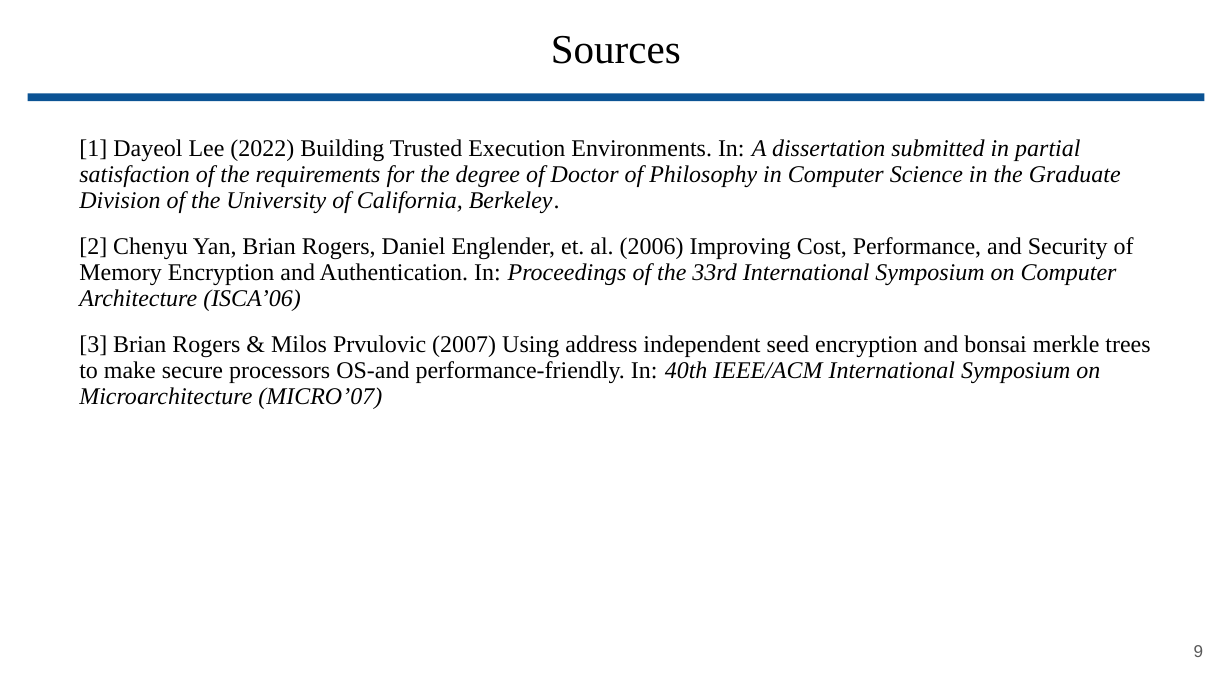
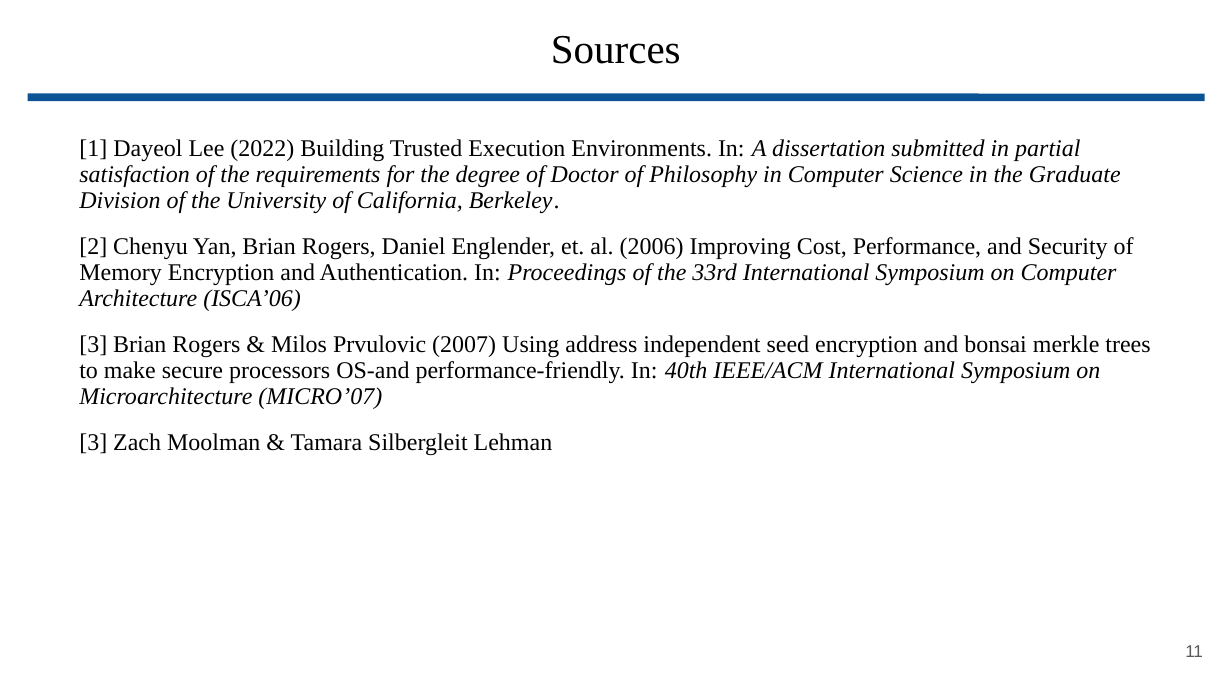
Before and after one commit to wbuz24/grad-research, a slide deck: slide 11 of presentations/update.11.15.pptx (slide 9 before the commit). Drawn at 1232x693 pixels with LibreOffice and Linux fonts; fonts in the diff are those of the drawing. Boxes give left, top, right and bottom in pixels: in the first picture for what was removed or moved away, otherwise in the second. Text is boxed around its words. In the diff, an @@ line names an element or a change of style, - is before the commit and + after.

```diff
--- a/presentations/update.11.15.pptx
+++ b/presentations/update.11.15.pptx
@@ text at bbox=[79, 433, 553, 456]: paragraph added @@
+[3] Zach Moolman & Tamara Silbergleit Lehman
@@ page number at bbox=[1185, 645, 1203, 657]: text changed @@
-9
+11
```
Also in this commit, not shown: 6 other slides changed, 3 slides added, 1 slide removed, 5 other files.
